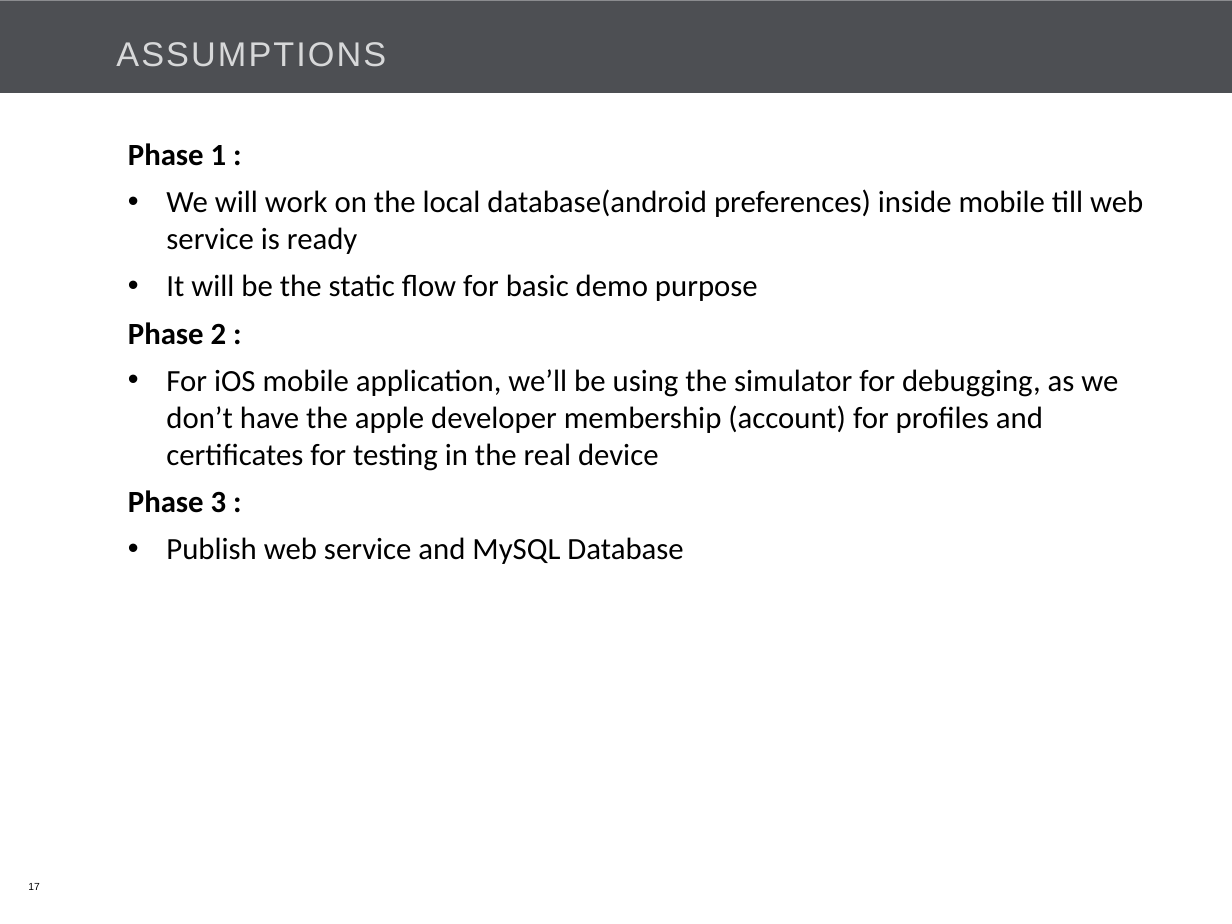
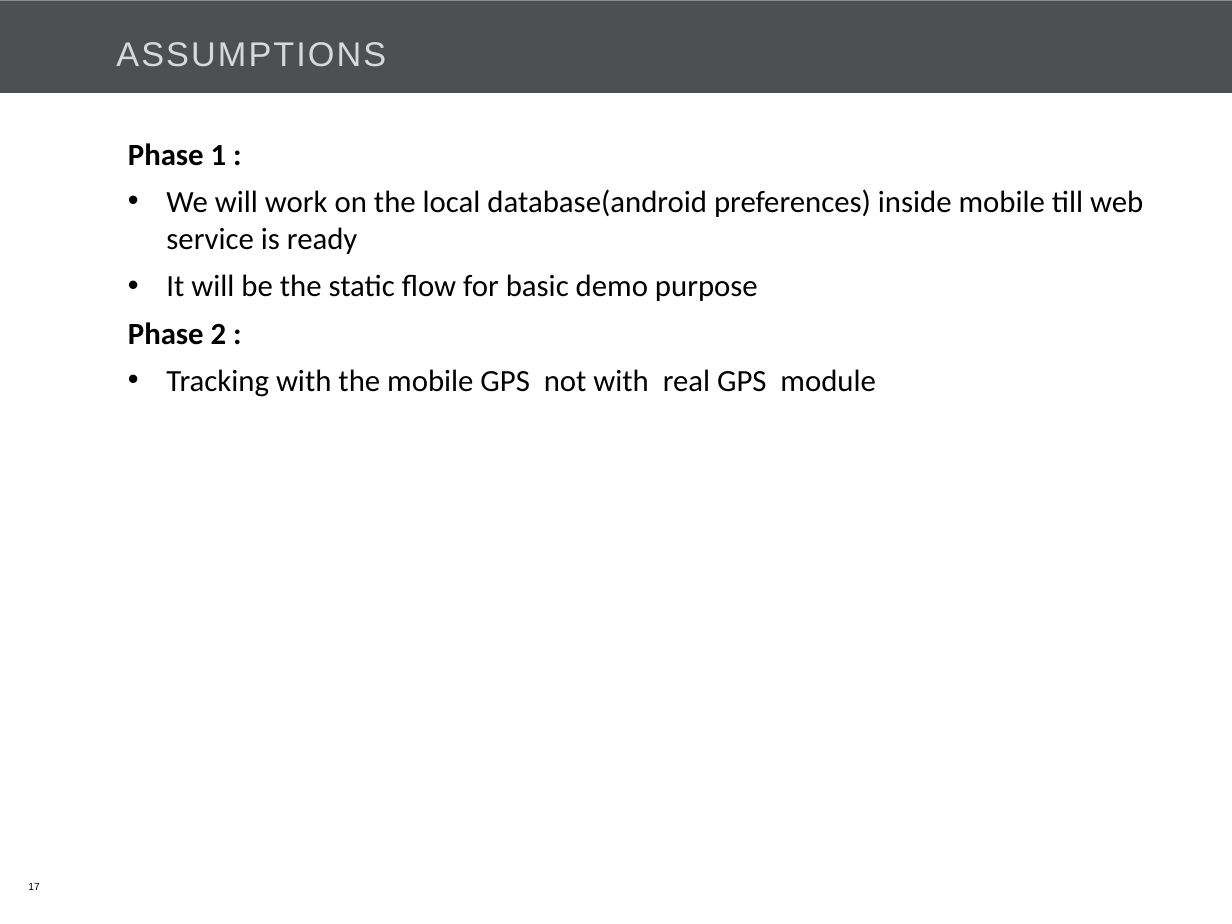
Before and after one commit to Bajarangi/demo, a slide deck: slide 17 of trunk/EasiCab/Documents/EASiCab_POC_kick off.pptx. Drawn at 1232x924 pixels with LibreOffice and Linux fonts; fonts in the diff are those of the drawing; background and template pictures are left out. Boxes give left, top, right and bottom in pixels: in the first picture for what was removed or moved away, otherwise in the second. Text is boxed around its words. In the diff, an @@ line names an element or a change of style, - is before the commit and + after.

```diff
--- a/trunk/EasiCab/Documents/EASiCab_POC_kick off.pptx
+++ b/trunk/EasiCab/Documents/EASiCab_POC_kick off.pptx
@@ text at [166,369,876,397]: text changed @@
-• For iOS mobile application, we’ll be using the simulator for debugging, as we don’t have the apple developer membership (account) for profiles and certificates for testing in the real device
-Phase 3 :
-• Publish web service and MySQL Database
+• Tracking with the mobile GPS not with real GPS module
```
Also in this commit, not shown: 10 other slides changed, 2 other files.
